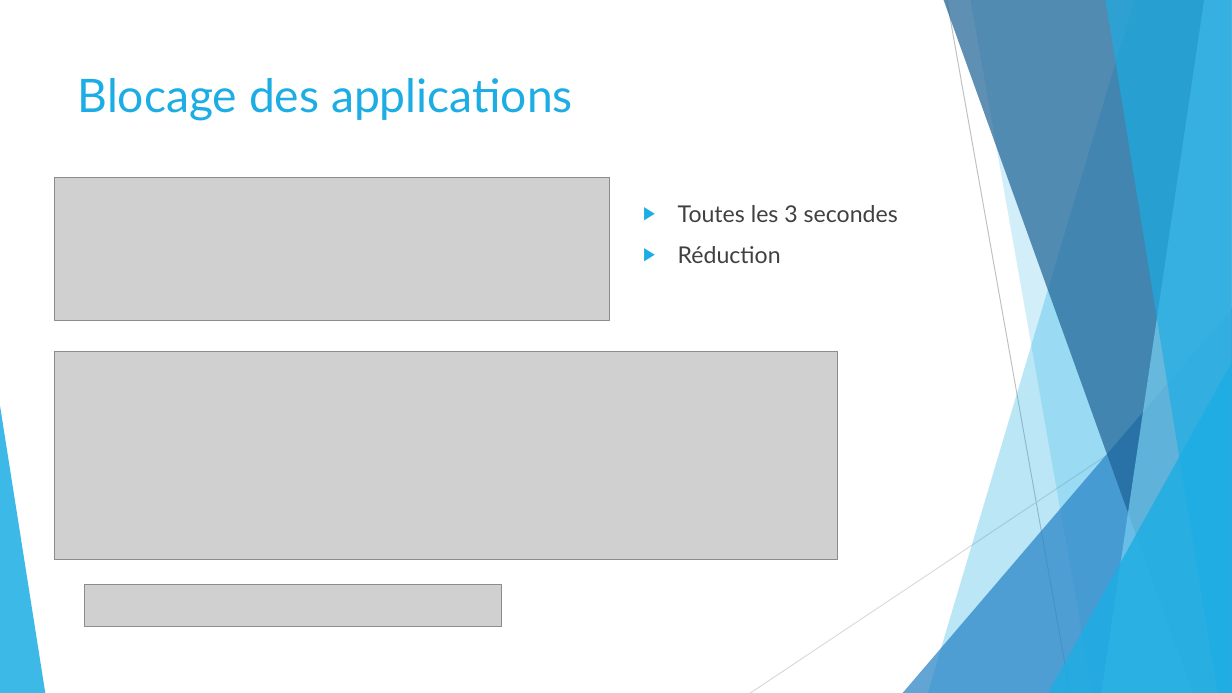
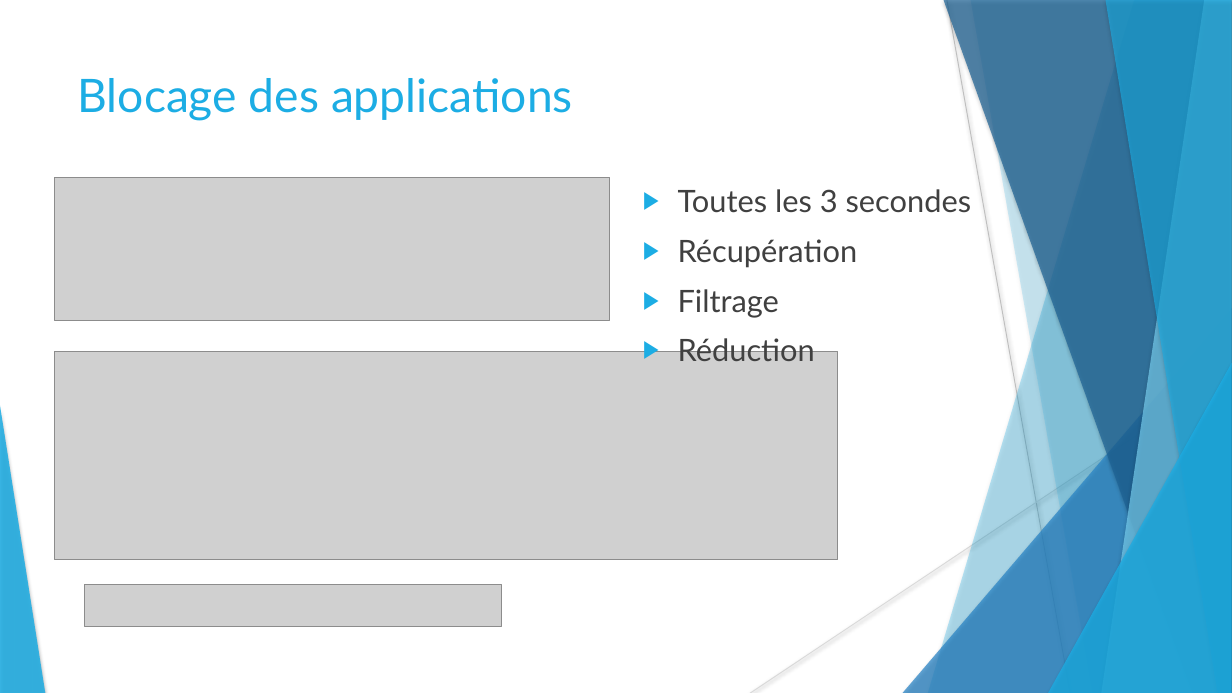
Before and after one commit to stany24/Imepro, a slide deck: slide 11 of Planification/Imepro.pptx. Drawn at 1232x693 pixels with LibreOffice and Linux fonts; fonts in the diff are those of the drawing; grey boxes stand for pictures. Boxes give left, top, right and bottom in pixels: in the first picture for what was removed or moved away, otherwise in the second. Text is boxed around its words. In the diff, an @@ line names an element or a change of style, - is before the commit and + after.

```diff
--- a/Planification/Imepro.pptx
+++ b/Planification/Imepro.pptx
@@ freeform shape at (x1=970, y1=0, x2=1232, y2=693): shadow on; outline redrawn @@
@@ text "Toutes les 3 secondes" moved from (x1=678, y1=205, x2=898, y2=263) to (x1=678, y1=189, x2=972, y2=361) @@
@@ text at (x1=678, y1=189, x2=972, y2=361): size 18 to 24 pt in "Toutes les 3 secondes", "Réduction" @@
@@ text at (x1=678, y1=239, x2=858, y2=318): paragraphs added @@
+▶ Récupération
+▶ Filtrage
@@ shadow on in 7 elements at (x1=928, y1=0, x2=1232, y2=693), (x1=903, y1=308, x2=1232, y2=693), (x1=944, y1=0, x2=1232, y2=693), (x1=1102, y1=0, x2=1232, y2=693), (x1=1105, y1=0, x2=1232, y2=693), (x1=1048, y1=363, x2=1232, y2=693), (x1=0, y1=406, x2=45, y2=693) @@
```
Also in this commit, not shown: 27 other slides changed, 5 slides added, 1 slide removed, 1 other file.
